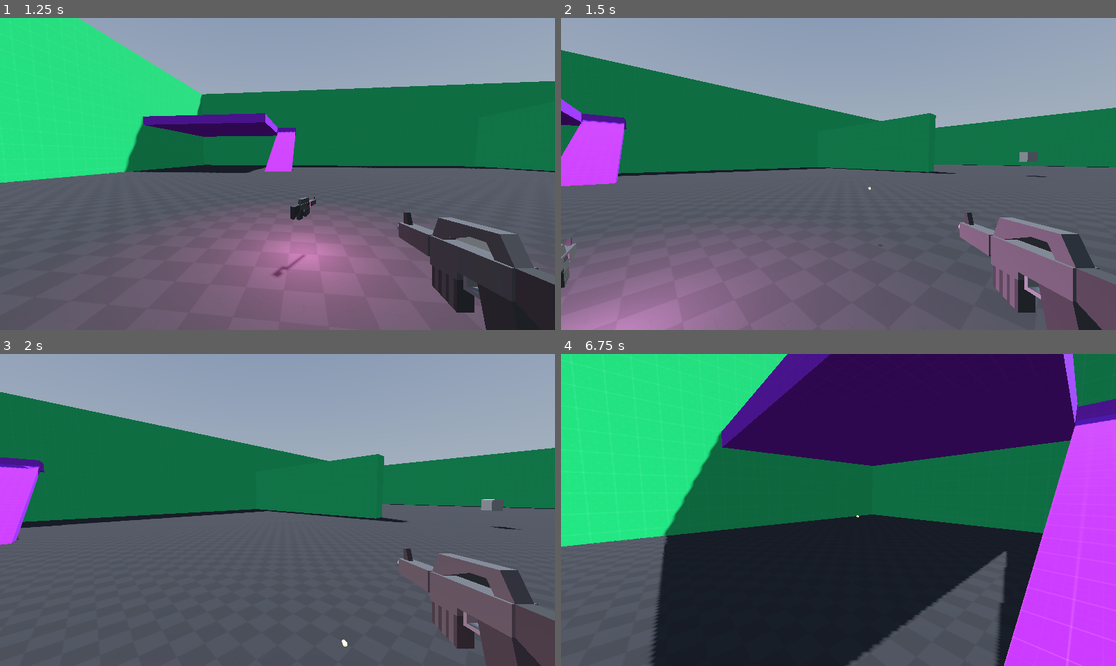
Above: before the commit, frames 1-4 (two rows, left to right).
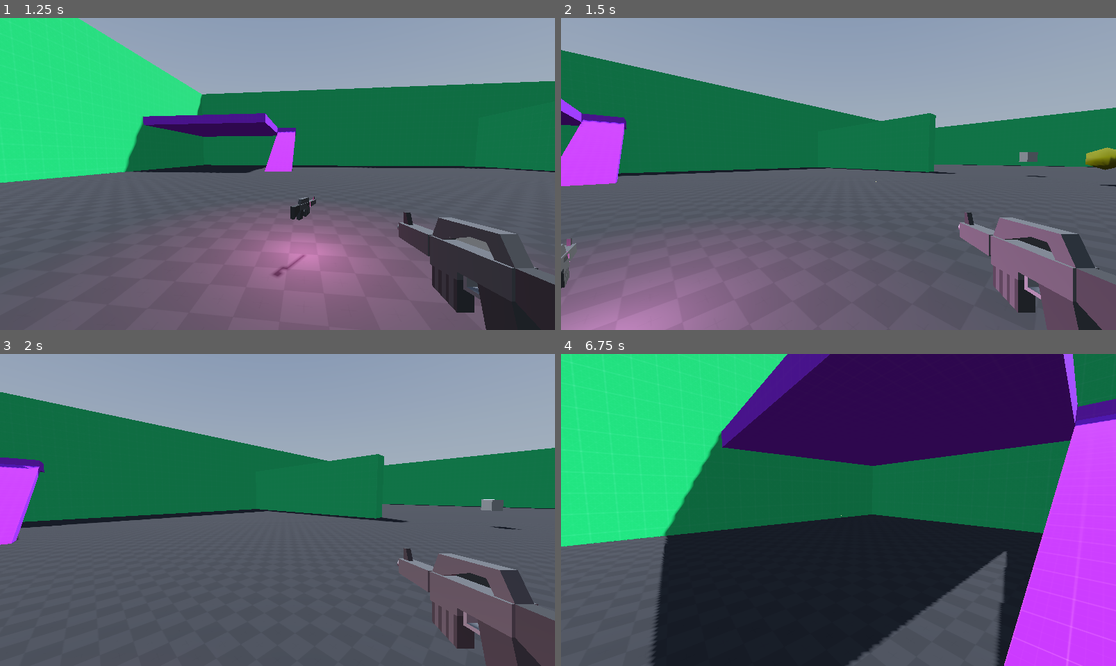
Above: after the commit, the same moments.

Repository: CraasHworks/HMUPrema
Game: Godot game, scene res://scenes/game.tscn
Same seed, same stepped clock (60 frames per second), same inputs: the game is played once before the commit and once after it. A sky picture missing from this copy of the repository is replaced by a grey-blue gradient.
Inputs (mouse positions are in pixels of both pictures, inside the frame that each line leads up to):
- Up to frame 1 (1.25 s): tap Enter (ui_accept) at 0.5, 0.77 s; move the mouse to (271, 180) at 0.52 s; hold W (Forward) from 0.53 s (still down); hold C (Crouch) from 0.53 s (still down)
- Up to frame 2 (1.5 s): keep holding W (Forward); move the mouse to (877, 177) at 1.27 s; release C (Crouch) at 1.28 s; click (877, 177) at 1.35 s
- Up to frame 3 (2 s): keep holding W (Forward); tap Enter (ui_accept) at 1.52 s
- Up to frame 4 (6.75 s): move the mouse to (794, 506) at 2.02 s; hold Shift (Sprint) 2.03-2.78 s; move the mouse to (844, 510) at 2.77 s; release W (Forward) at 2.78 s; hold A (Left) 2.78-3.53 s; tap 1 (Weapon1) at 2.85 s; tap Enter (ui_accept) at 3.02, 3.77, 4.52, 6.02 s; move the mouse to (816, 503) at 3.52 s; hold W (Forward) 3.53-5.78 s; tap 2 (Weapon2) at 3.6 s; tap F1 (testSetting1, bound only after the commit) at 4.15 s; move the mouse to (866, 510) at 4.27 s; tap 3 (Weapon3) at 4.35 s; tap F2 (testSetting2, bound only after the commit) at 4.9 s; move the mouse to (810, 510) at 5.02 s; hold Middle mouse button (freeLook) 5.03-5.78 s; tap F3 (testSetting3, bound only after the commit) at 5.65 s; move the mouse to (849, 503) at 5.77 s; hold D (Right) 5.78-6.53 s; tap C (Crouch) at 5.85 s; tap F4 (testSetting4, bound only after the commit) at 6.4 s; move the mouse to (832, 516) at 6.52 s; hold W (Forward) from 6.53 s (still down); click (832, 516) at 6.6 s

Frame 1 is identical in both runs. In frame 2, 0.3% of the frame differs, in the area x 55-100%, y 41-74%; in frame 3, less than 0.1%; in frame 4, less than 0.1%.

Commit message:
projectiles and bullethole decals are working.

Diff:
--- a/project.godot
+++ b/project.godot
@@ -17,6 +17,7 @@
 
 [autoload]
 
+Main="*res://script/Main.gd"
 ProjectileHandler="*res://script/ProjectileHandler.gd"
 
 [input]
@@ -86,3 +87,23 @@
 "events": [Object(InputEventKey,"resource_local_to_scene":false,"resource_name":"","device":-1,"window_id":0,"alt_pressed":false,"shift_pressed":false,"ctrl_pressed":false,"meta_pressed":false,"pressed":false,"keycode":0,"physical_keycode":51,"key_label":0,"unicode":51,"echo":false,"script":null)
 ]
 }
+testSetting1={
+"deadzone": 0.5,
+"events": [Object(InputEventKey,"resource_local_to_scene":false,"resource_name":"","device":-1,"window_id":0,"alt_pressed":false,"shift_pressed":false,"ctrl_pressed":false,"meta_pressed":false,"pressed":false,"keycode":0,"physical_keycode":4194332,"key_label":0,"unicode":0,"echo":false,"script":null)
+]
+}
+testSetting2={
+"deadzone": 0.5,
+"events": [Object(InputEventKey,"resource_local_to_scene":false,"resource_name":"","device":-1,"window_id":0,"alt_pressed":false,"shift_pressed":false,"ctrl_pressed":false,"meta_pressed":false,"pressed":false,"keycode":0,"physical_keycode":4194333,"key_label":0,"unicode":0,"echo":false,"script":null)
+]
+}
+testSetting3={
+"deadzone": 0.5,
+"events": [Object(InputEventKey,"resource_local_to_scene":false,"resource_name":"","device":-1,"window_id":0,"alt_pressed":false,"shift_pressed":false,"ctrl_pressed":false,"meta_pressed":false,"pressed":false,"keycode":0,"physical_keycode":4194334,"key_label":0,"unicode":0,"echo":false,"script":null)
+]
+}
+testSetting4={
+"deadzone": 0.5,
+"events": [Object(InputEventKey,"resource_local_to_scene":false,"resource_name":"","device":-1,"window_id":0,"alt_pressed":false,"shift_pressed":false,"ctrl_pressed":false,"meta_pressed":false,"pressed":false,"keycode":0,"physical_keycode":4194335,"key_label":0,"unicode":0,"echo":false,"script":null)
+]
+}
--- a/scenes/bullet.tscn
+++ b/scenes/bullet.tscn
@@ -18,12 +18,13 @@
 [node name="Bullet" type="Node3D"]
 transform = Transform3D(0.1, 0, 0, 0, 0.1, 0, 0, 0, 0.1, 0, 0, 0)
 script = ExtResource("1_ljnl0")
+speed = 60
 
 [node name="BulletShape" type="MeshInstance3D" parent="."]
 transform = Transform3D(1, 0, 0, 0, -4.37114e-08, -1, 0, 1, -4.37114e-08, 0, 0, 0)
 mesh = SubResource("CapsuleMesh_ftttb")
 
-[node name="RayCast3D" type="RayCast3D" parent="."]
+[node name="collisionChecker" type="RayCast3D" parent="."]
 transform = Transform3D(-1, 0, -8.74228e-08, 0, 1, 0, 8.74228e-08, 0, -1, 0, 0, 30)
 target_position = Vector3(0, 0, 30)
 
--- a/scenes/bullet_hole.gd
+++ b/scenes/bullet_hole.gd
@@ -1,4 +1,20 @@
 extends Node3D
+
+@onready var edge_check_down = $EdgeCheckDown
+@onready var edge_check_left = $EdgeCheckLeft
+@onready var edge_check_right = $EdgeCheckRight
+@onready var edge_check_up = $EdgeCheckUp
+
+func getIsCloseToEdge():
+	var emptyV = Vector3.ZERO
+	edge_check_down.force_raycast_update();
+	edge_check_left.force_raycast_update();
+	edge_check_right.force_raycast_update();
+	edge_check_up.force_raycast_update();
+	if edge_check_down.get_collision_point() == emptyV || edge_check_left.get_collision_point() == emptyV || edge_check_right.get_collision_point() == emptyV || edge_check_up.get_collision_point() == emptyV :
+		return true;
+	else :
+		return false;
 
 func _on_timer_timeout():
 	queue_free();
--- a/scenes/bullet_hole.tscn
+++ b/scenes/bullet_hole.tscn
@@ -11,18 +11,19 @@
 material = SubResource("StandardMaterial3D_8dr2q")
 
 [node name="BulletHole" type="Node3D"]
-transform = Transform3D(0.3, 0, 0, 0, 0.3, 0, 0, 0, 0.15, 0, 0, 0)
+transform = Transform3D(0.3, 0, 0, 0, 0.3, 0, 0, 0, 0.3, 0, 0, 0)
 script = ExtResource("1_3p0an")
 
 [node name="Decal" type="Decal" parent="."]
 transform = Transform3D(-2.20742e-08, 2.20742e-08, -0.505, 0.505, 1.55294e-22, -2.20742e-08, 0, -0.505, -2.20742e-08, 0, 0, 0)
 rotation_edit_mode = 1
 texture_albedo = ExtResource("1_dxhnn")
+modulate = Color(1, 1, 1, 0.560784)
 upper_fade = 1e-05
 lower_fade = 1e-05
 
 [node name="MeshInstance3D" type="MeshInstance3D" parent="."]
-transform = Transform3D(1, 0, 0, 0, 1, 0, 0, 0, 1, 0, 0, 0)
+visible = false
 mesh = SubResource("BoxMesh_jj32u")
 
 [node name="Timer" type="Timer" parent="."]
@@ -30,4 +31,20 @@
 one_shot = true
 autostart = true
 
+[node name="EdgeCheckDown" type="RayCast3D" parent="."]
+transform = Transform3D(-1, 1.09554e-07, -1.03912e-07, -1.50996e-07, -0.725542, 0.688177, -3.55271e-15, 0.688177, 0.725542, 0, 0, 0.5)
+hit_from_inside = true
+
+[node name="EdgeCheckLeft" type="RayCast3D" parent="."]
+transform = Transform3D(-4.37114e-08, -0.725542, 0.688177, 1, -3.17145e-08, 3.00812e-08, 0, 0.688177, 0.725542, 0, 0, 0.5)
+hit_from_inside = true
+
+[node name="EdgeCheckRight" type="RayCast3D" parent="."]
+transform = Transform3D(-4.37114e-08, 0.725542, -0.688177, -1, -3.17145e-08, 3.00812e-08, 0, 0.688177, 0.725542, 0, 0, 0.5)
+hit_from_inside = true
+
+[node name="EdgeCheckUp" type="RayCast3D" parent="."]
+transform = Transform3D(1, 0, 0, 0, 0.725542, -0.688177, 0, 0.688177, 0.725542, 0, 0, 0.5)
+hit_from_inside = true
+
 [connection signal="timeout" from="Timer" to="." method="_on_timer_timeout"]
--- a/scenes/maps/testMap.tscn
+++ b/scenes/maps/testMap.tscn
@@ -17,6 +17,20 @@
 [sub_resource type="StandardMaterial3D" id="StandardMaterial3D_0cxol"]
 albedo_texture = ExtResource("3_47lnd")
 uv1_triplanar = true
+
+[sub_resource type="StandardMaterial3D" id="StandardMaterial3D_6w6f2"]
+diffuse_mode = 2
+albedo_color = Color(0.494118, 0.490196, 0, 1)
+
+[sub_resource type="SphereMesh" id="SphereMesh_op8hd"]
+material = SubResource("StandardMaterial3D_6w6f2")
+radius = 1.0
+height = 1.5
+radial_segments = 4
+rings = 2
+
+[sub_resource type="ConvexPolygonShape3D" id="ConvexPolygonShape3D_8o71e"]
+points = PackedVector3Array(0, -0.375147, -0.866025, 0, 0.375, -0.866025, 0.866025, -0.375147, 0, 0, -0.75, 0, -0.866025, -0.375147, 0, -0.866025, 0.375, 0, 0, 0.75, 0, 0.866025, 0.375, 0, 0, -0.375147, 0.866025, 0, 0.375, 0.866025)
 
 [node name="Stage" type="Node3D"]
 transform = Transform3D(1, 0, 0, 0, 1, 0, 0, 0, 1, -0.00799942, -0.0305839, 0.0119228)
@@ -121,3 +135,13 @@
 [node name="CSGBox3D" type="CSGBox3D" parent="."]
 transform = Transform3D(0.707107, 0, 0.707107, 0, 1, 0, -0.707107, 0, 0.707107, 0, 2, -14)
 use_collision = true
+
+[node name="StaticBody3D" type="StaticBody3D" parent="."]
+transform = Transform3D(1, 0, 0, 0, 1, 0, 0, 0, 1, -6.7895, 1.7532, -9.69151)
+
+[node name="MeshInstance3D" type="MeshInstance3D" parent="StaticBody3D"]
+mesh = SubResource("SphereMesh_op8hd")
+skeleton = NodePath("../..")
+
+[node name="CollisionShape3D" type="CollisionShape3D" parent="StaticBody3D"]
+shape = SubResource("ConvexPolygonShape3D_8o71e")
--- /dev/null
+++ b/script/Main.gd
@@ -0,0 +1,39 @@
+extends Node
+
+var setting1 := false;
+var setting2 := true;
+var setting3 := false;
+var setting4 := false;
+
+# Called when the node enters the scene tree for the first time.
+func _ready():
+	pass # Replace with function body.
+
+func _input(event):
+	if event is InputEventKey:
+		if Input.is_action_pressed("Quit"):
+			get_tree().quit()
+		if Input.is_action_just_pressed("testSetting1"):
+			setting1 = true;
+			setting2 = false;
+			setting3 = false;
+			setting4 = false;
+		if Input.is_action_just_pressed("testSetting2"):
+			setting1 = false;
+			setting2 = true;
+			setting3 = false;
+			setting4 = false;
+		if Input.is_action_just_pressed("testSetting3"):
+			setting1 = false;
+			setting2 = false;
+			setting3 = true;
+			setting4 = false;
+		if Input.is_action_just_pressed("testSetting4"):
+			setting1 = false;
+			setting2 = false;
+			setting3 = false;
+			setting4 = true;
+
+# Called every frame. 'delta' is the elapsed time since the previous frame.
+func _process(_delta):
+	pass
--- a/script/ProjectileHandler.gd
+++ b/script/ProjectileHandler.gd
@@ -1,10 +1,10 @@
 extends Node
 
 # Singleton instance
-var gameNode : Node
+var gameNode : Node;
 
 @onready var bulletScene := preload("res://scenes/bullet.tscn")
 
 # Called when the node enters the scene tree for the first time.
-func createBulletHoleDecal(pos: Vector3, velocity: Vector3) -> void:
-	gameNode.createBulletHoldeDecal(pos, velocity);
+func createBulletHoleDecal(position: Vector3, collisionNormal: Vector3, trajectory: Vector3) -> void:
+	gameNode.createBulletHoldeDecal(position, collisionNormal, trajectory);
--- a/script/bullet.gd
+++ b/script/bullet.gd
@@ -1,14 +1,14 @@
 extends Node3D
 
 #imports
-@onready var ray_cast_3d = $RayCast3D
+@onready var ray_cast_3d = $collisionChecker
 
 signal bulletHitType1(pos);
 
 #Bulletvarsa
 var velocity := Vector3.ZERO;
 var isDestroyed = false;
-@export var speed :=  0.05;
+@export var speed :=  50;
 
 
 # Called when the node enters the scene tree for the first time.
@@ -22,15 +22,15 @@
 		self.queue_free();
 		return;
 	else:
-		self.transform.origin -= velocity * delta;
+		self.transform.origin -= velocity * delta * speed;
 
 		ray_cast_3d.force_raycast_update();
 		if ray_cast_3d.is_colliding():
-			# var collider = ray_cast_3d.get_collider()
+			var collider = ray_cast_3d.get_collider()
 			# var colliderMaskId = ray_cast_3d.get_collision_mask_value(1)
 			# print("Bullet hit %s" % [collider.name])
 
-			ProjectileHandler.createBulletHoleDecal(ray_cast_3d.get_collision_point(), ray_cast_3d.get_collision_normal());
+			ProjectileHandler.createBulletHoleDecal(ray_cast_3d.get_collision_point(), ray_cast_3d.get_collision_normal(), self.rotation);
 			#ProjectileHandler.createBulletHoleDecal(ray_cast_3d.get_collision_point(), self.rotation);
 			# Move the bullet back to the position of the collision
 			self.global_transform.origin = ray_cast_3d.get_collision_point();
--- a/script/game.gd
+++ b/script/game.gd
@@ -2,7 +2,6 @@
 
 @onready var projectiles = $Projectiles;
 @onready var decals = $Decals
-
 @onready var bulletScene := preload("res://scenes/bullet.tscn");
 @onready var BulletHole := preload("res://scenes/bullet_hole.tscn");
 
@@ -11,45 +10,29 @@
 	ProjectileHandler.gameNode = self;
 	pass
 
-func _input(_event):
-	if Input.is_action_pressed("Quit"):
-		get_tree().quit()
+func _input(event):
+	if event is InputEventKey:
+		if Input.is_action_pressed("Quit"):
+			get_tree().quit()
 
 # Called every frame. 'delta' is the elapsed time since the previous frame.
 func _process(_delta):
 	pass
 
-func createBulletHoldeDecal(pos, collision_normal):
+func createBulletHoldeDecal(pos, collision_normal, tradjectory):
 	var bulletHole = BulletHole.instantiate() as Node3D;
-	print(collision_normal);
-	if collision_normal.x == -1 || collision_normal.x == 1:
-		bulletHole.rotate_y(deg_to_rad(90));
-	elif collision_normal.y == -1 || collision_normal.y == 1:
-		bulletHole.rotate_x(deg_to_rad(90));
+	decals.add_child(bulletHole);
+	var x_axis = collision_normal.cross(Vector3(0, 0, 1)).normalized()
+	var y_axis = collision_normal.cross(x_axis).normalized()
+	var z_axis = collision_normal.normalized()
 
+	var rotation_matrix = Basis(x_axis, y_axis, z_axis)
 	bulletHole.position = pos;
-	bulletHole.rotation = collision_normal;
-#    else:
-#		var x_axis = collision_normal.cross(Vector3(0, 0, 1)).normalized()
-#		var y_axis = collision_normal.cross(x_axis).normalized()
-#		var z_axis = collision_normal.normalized()
-#
-#		var rotation_matrix = Basis(x_axis, y_axis, z_axis)
-#		bulletHole.position = pos;
-#		bulletHole.transform.basis = rotation_matrix;
-
-
-#	bulletHole.transform = Transform3D(rotation_matrix, pos);
-#	print("Target normal is: x: ", direction.x, ", y: ", direction.y, ", z: ", direction.z )
-#	if direction.z == 1 || direction.z == -1:
-#		print("hey")
-#		return
-#	else:
-#		print("hos")
-#		bulletHole.rotation = Vector3(0, 0, 1);
-#	bulletHole.rotation = direction;
-
-	decals.add_child(bulletHole);
+	bulletHole.transform.basis = rotation_matrix;
+	bulletHole.scale = Vector3(0.25, 0.25, 0.15);
+	print(bulletHole.getIsCloseToEdge())
+	if bulletHole.getIsCloseToEdge():
+		bulletHole.rotation = tradjectory;
 
 func _on_player_shooting(pos, direction, protorato):
 	var bullet = bulletScene.instantiate() as Node3D
Binary file added: assets/textures/bullethole2.png
Not shown, added: assets/textures/bullethole2.png.import
Not shown: 1 places in scenes/maps/testMap.tscn that only renumber resources
